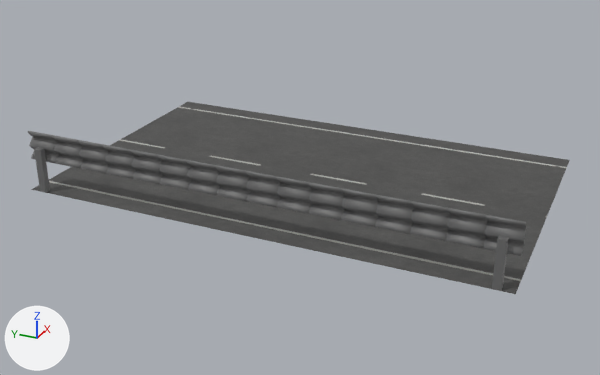
An edit to the Blender file carretera/carreteraTrozo.blend, drawn before and after from the same camera.
Before and after are seen from a 50 mm camera at (-24.33, -10.52, 11.58) aimed at (-0.68, 0.12, -0.25). The lights are fixed; the arrows at lower left show +X, +Y and +Z.

In view in the first picture: 'Calzada', 'Cube', 'Cube.001', 'Rail'.
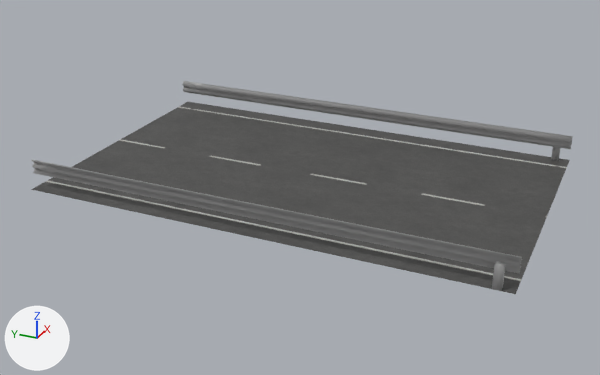
Commit message: Layout carretera hecho

Location of each change, (x1, y1, x2, y2) in pixels of the pictures (600 x 375 px):
'Rail', deleted: before (27, 131, 527, 256)
'Rail-x.001', added: after (32, 81, 573, 291)
'Cube.001', no longer drawn: before (492, 236, 509, 291)
'Cube', deleted: before (34, 147, 50, 193)

Edits to the bpy script that builds the scene:
```text
Change mat_metalrail:
    mat_metalrail.base_color: (0.239, 0.239, 0.239) -> (0.5, 0.5, 0.5)  # grey #868686 -> grey #bcbcbc
Add me_cube_003:
    me_cube_003.from_pydata(...)  # 168 vertices, 220 faces; spans x -1.0..2.5, y -4.0..124.0, z -1.0..3.0
    me_cube_003.polygons.foreach_set('use_smooth', [True] * 220)
    me_cube_003.materials.append(mat_metalrail)  # grey #bcbcbc
Remove ob_rail:
    ob_rail = bpy.data.objects.new('Rail', me_plane_002)
    ob_rail.location = (-4.8, -7.5, 1.5)
    ob_rail.scale = (3.28, 3.33, 3.08)
    _m = ob_rail.modifiers.new('Array', 'ARRAY')
    _m.count = 16
    _m.relative_offset_displace = (0.0, 1.0, 0.0)
    _m = ob_rail.modifiers.new('Shrinkwrap', 'SHRINKWRAP')
    _m.offset = 0.01
Remove ob_cube:
    ob_cube = bpy.data.objects.new('Cube', me_cube_001)
    ob_cube.location = (-4.9, 7.5, 0.5)
    ob_cube.scale = (0.1, 0.125, 0.5)
Add ob_rail_x_001:
    ob_rail_x_001 = bpy.data.objects.new('Rail-x.001', me_cube_003)
    ob_rail_x_001.location = (4.9, 7.5, 0.25)
    ob_rail_x_001.rotation_euler = (0.0, 0.0, -3.142)  # degrees (0, 0, -180)
    ob_rail_x_001.scale = (0.1, 0.125, 0.25)
    _m = ob_rail_x_001.modifiers.new('Mirror', 'MIRROR')
    _m.mirror_object = ob_calzada
```
